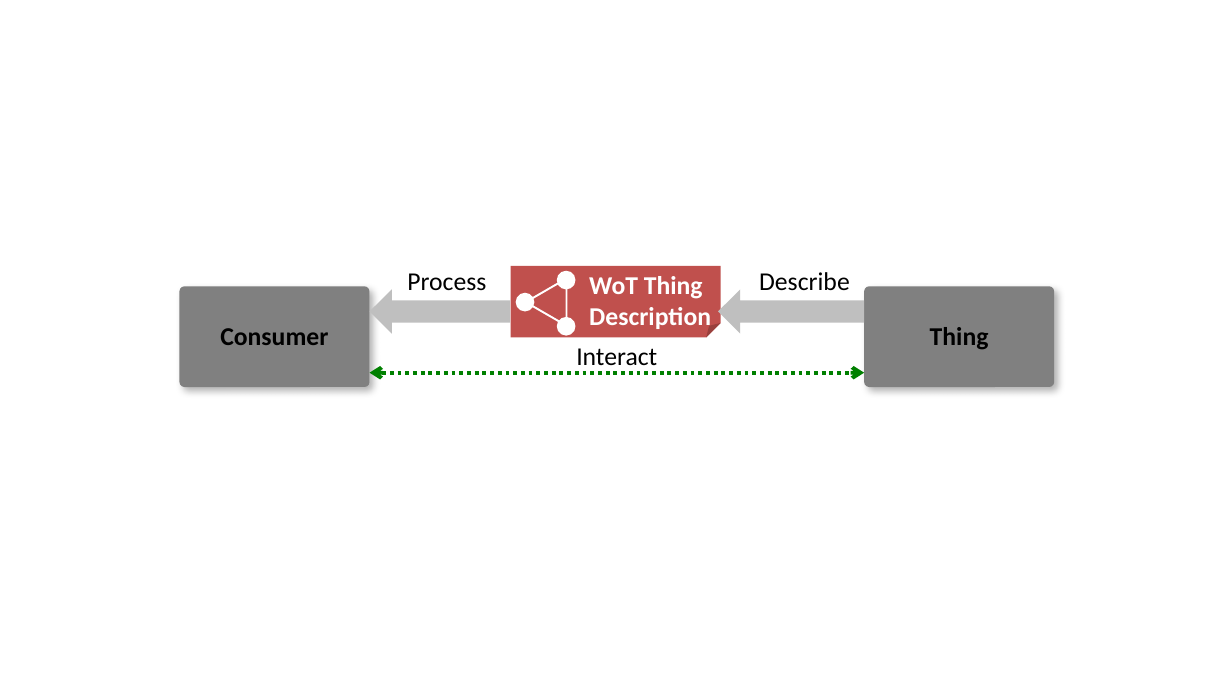
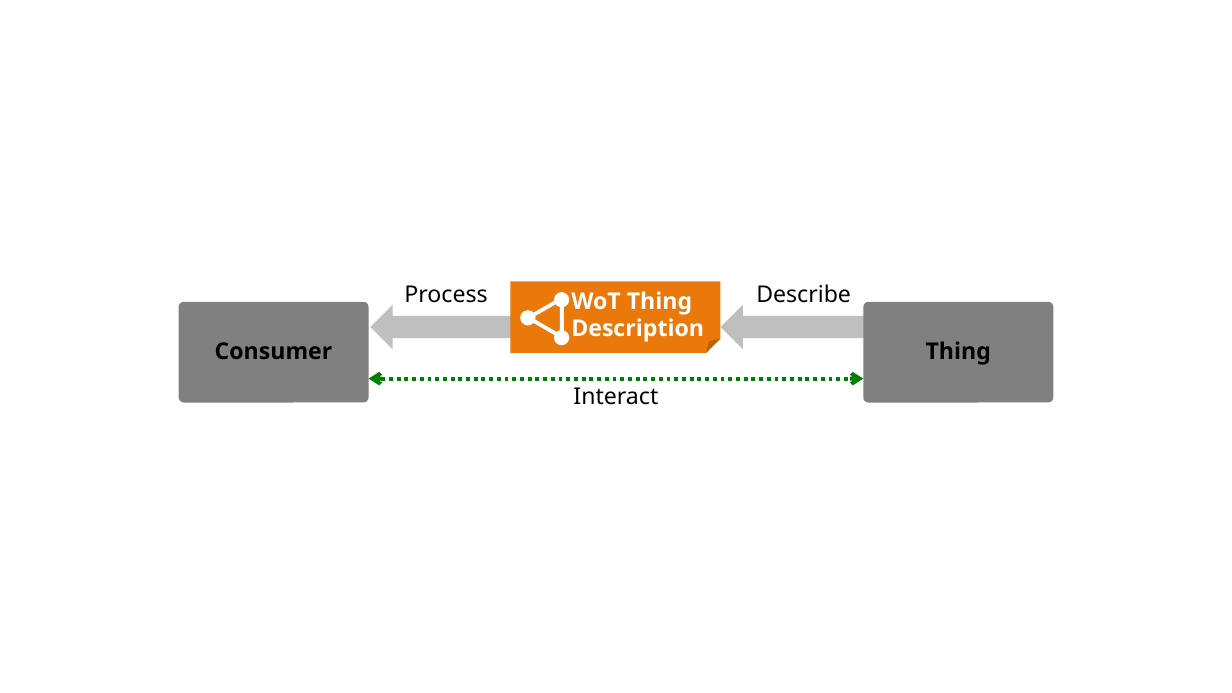
Before and after one commit to w3c/wot-architecture, a slide deck: slide 1 of images/architecture/arch-cr.pptx. Drawn at 1232x693 pixels with LibreOffice and Linux fonts; fonts in the diff are those of the drawing. Boxes give left, top, right and bottom in pixels: in the first picture for what was removed or moved away, otherwise in the second. Text is boxed around its words. In the diff, an @@ line names an element or a change of style, - is before the commit and + after.

```diff
--- a/images/architecture/arch-cr.pptx
+++ b/images/architecture/arch-cr.pptx
@@ text "Process" moved from (x1=407, y1=273, x2=486, y2=290) to (x1=404, y1=285, x2=487, y2=303) @@
@@ 2 rounded rectangles, 1 down arrow, 1 folded corner moved together from (x1=179, y1=266, x2=1055, y2=387) to (x1=178, y1=282, x2=1054, y2=403) @@
@@ folded corner at (x1=510, y1=282, x2=720, y2=353): fill #C0504D to #EB780A @@
@@ triangle resized from (x1=526, y1=279, x2=567, y2=326) to (x1=529, y1=299, x2=562, y2=337) @@
@@ triangle at (x1=529, y1=299, x2=562, y2=337): outline #FFFFFF 1.5 pt to #FFFFFF 3 pt @@
@@ ellipse resized from (x1=557, y1=271, x2=576, y2=289) to (x1=554, y1=292, x2=569, y2=308) @@
@@ text "WoT Thing" moved from (x1=589, y1=276, x2=711, y2=329) to (x1=571, y1=291, x2=704, y2=342) @@
@@ text "Describe" moved from (x1=759, y1=272, x2=850, y2=291) to (x1=756, y1=284, x2=851, y2=303) @@
@@ rounded rectangle "Consumer" at (x1=178, y1=302, x2=369, y2=403): size 20 to 18 pt, font Calibri to Noto Sans; shadow off @@
@@ ellipse moved from (x1=516, y1=293, x2=534, y2=311) to (x1=520, y1=311, x2=536, y2=326) @@
@@ down arrow moved from (x1=718, y1=289, x2=864, y2=334) to (x1=721, y1=305, x2=867, y2=349) @@
@@ rounded rectangle "Thing" at (x1=863, y1=302, x2=1054, y2=403): size 20 to 18 pt, font Calibri to Noto Sans; shadow off @@
@@ ellipse resized from (x1=557, y1=317, x2=576, y2=335) to (x1=554, y1=330, x2=569, y2=346) @@
@@ double arrow moved from (370, 372) - (864, 372) to (369, 379) - (863, 379) @@
@@ size 20 to 18 pt, font Calibri to Noto Sans in 4 elements at (x1=756, y1=284, x2=851, y2=303), (x1=404, y1=285, x2=487, y2=303), (x1=571, y1=291, x2=704, y2=342), (x1=573, y1=387, x2=658, y2=405) @@
@@ text "Interact" moved from (x1=576, y1=348, x2=657, y2=365) to (x1=573, y1=387, x2=658, y2=405) @@
```
Also in this commit, not shown: 8 other slides changed, 1 slide added, 2 slides removed, 11 other files.
